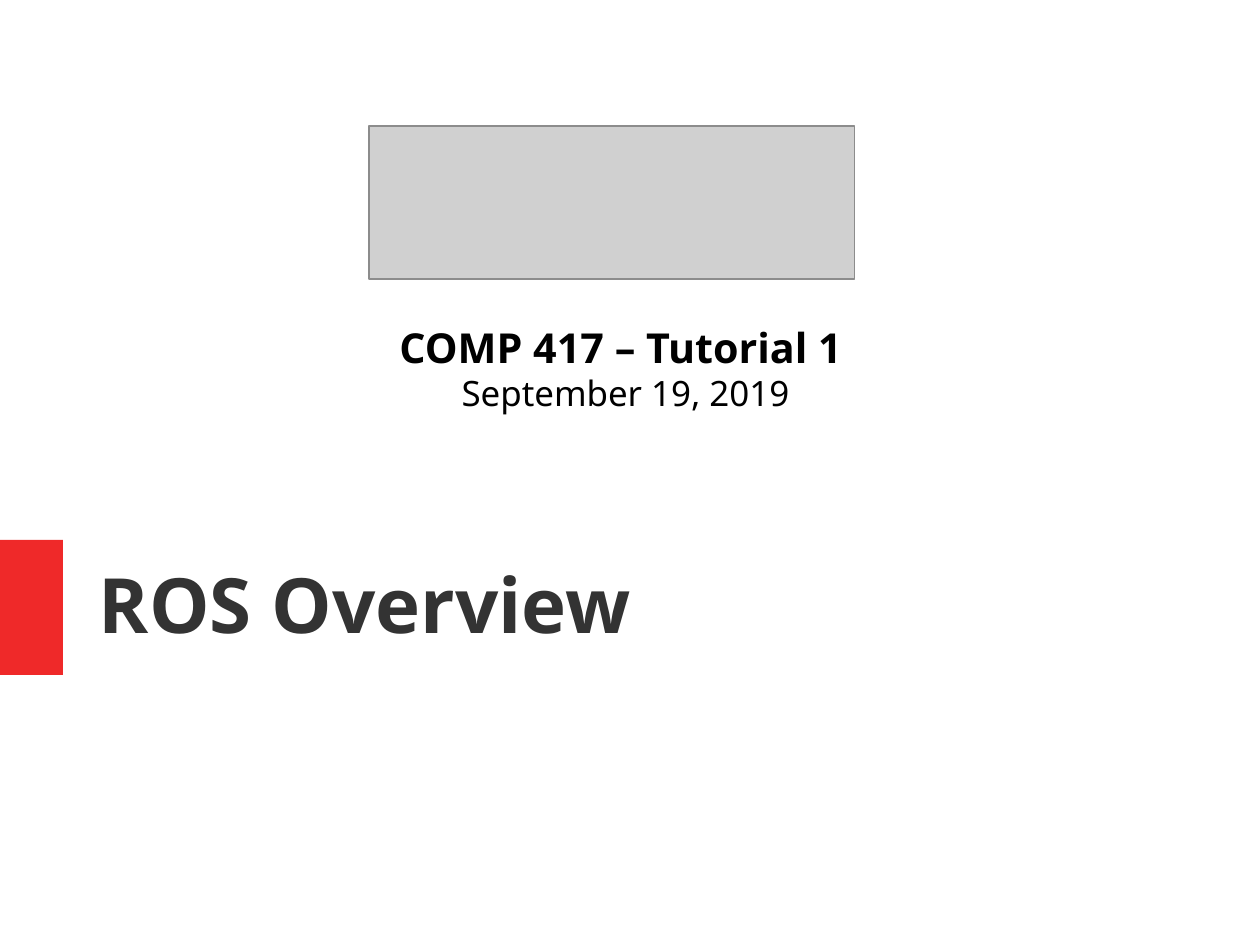
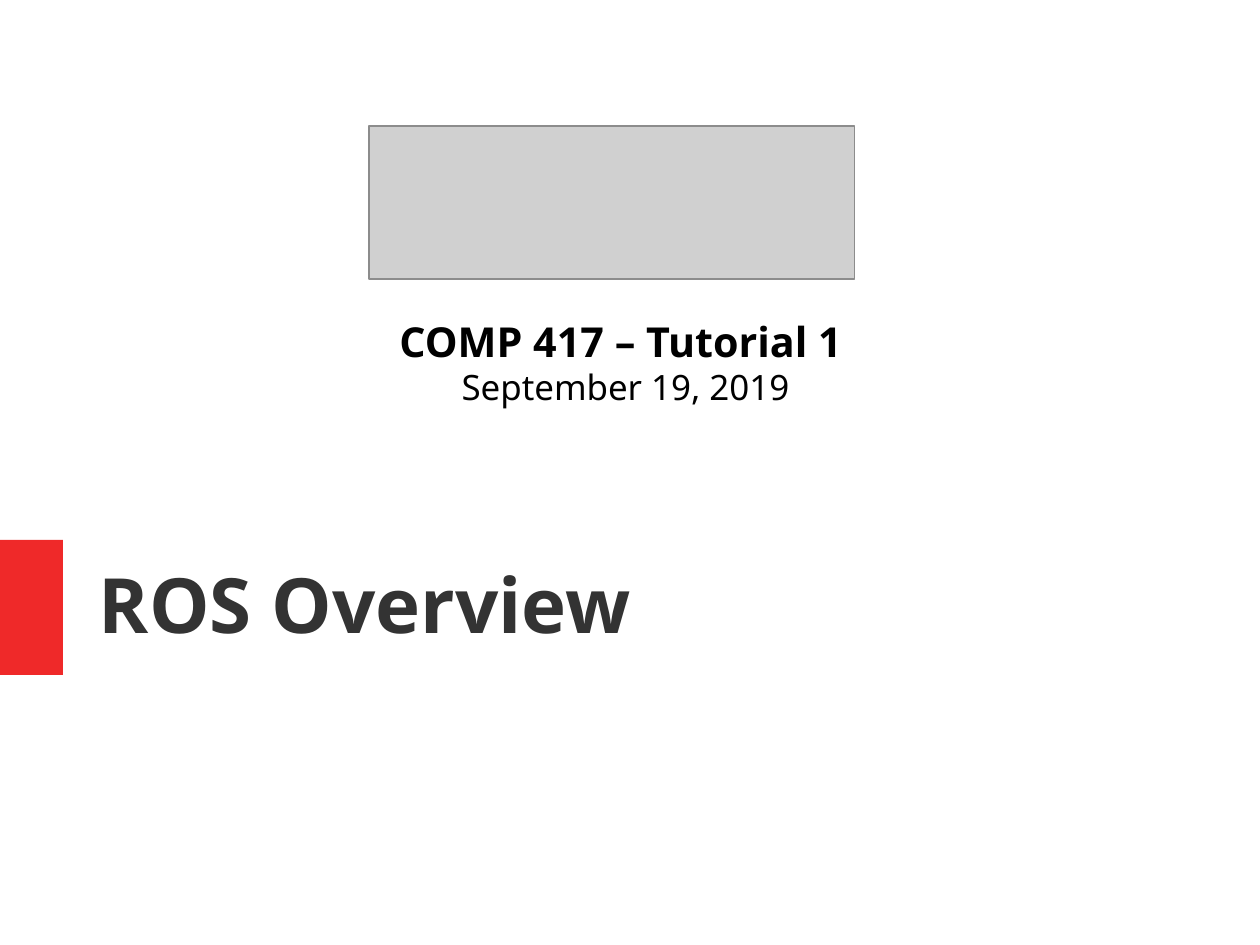
Before and after one commit to dmeger/COMP417_Fall2019, a slide deck: slide 1 of website/tutorials/Tutorial1_ROS.pptx. Drawn at 1260x945 pixels with LibreOffice and Linux fonts; fonts in the diff are those of the drawing; grey boxes stand for pictures. Boxes give left, top, right and bottom in pixels: in the first picture for what was removed or moved away, otherwise in the second. Text is boxed around its words. In the diff, an @@ line names an element or a change of style, - is before the commit and + after.

```diff
--- a/website/tutorials/Tutorial1_ROS.pptx
+++ b/website/tutorials/Tutorial1_ROS.pptx
@@ text "COMP 417 – Tutorial 1": place and size @@
-text "COMP 417 – Tutorial 1" at box(399, 331, 842, 415)
+text "COMP 417 – Tutorial 1" at box(399, 325, 842, 409)
```
Also in this commit, not shown: 1 other slide changed, 1 slide added, 3 other files.
